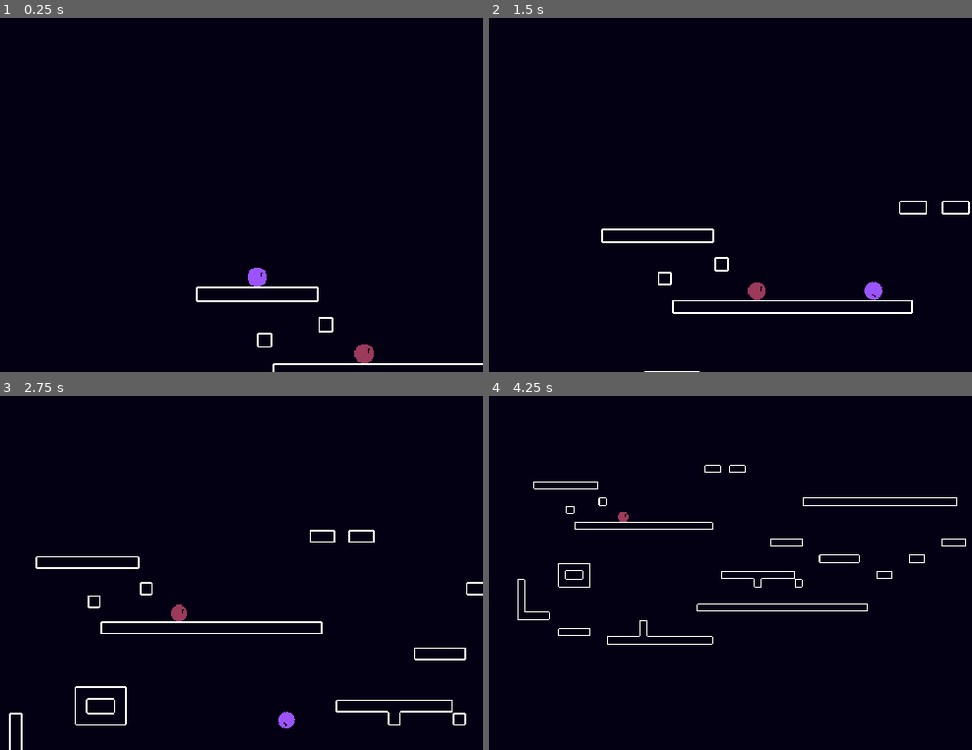
Above: before the commit, frames 1-4 (two rows, left to right).
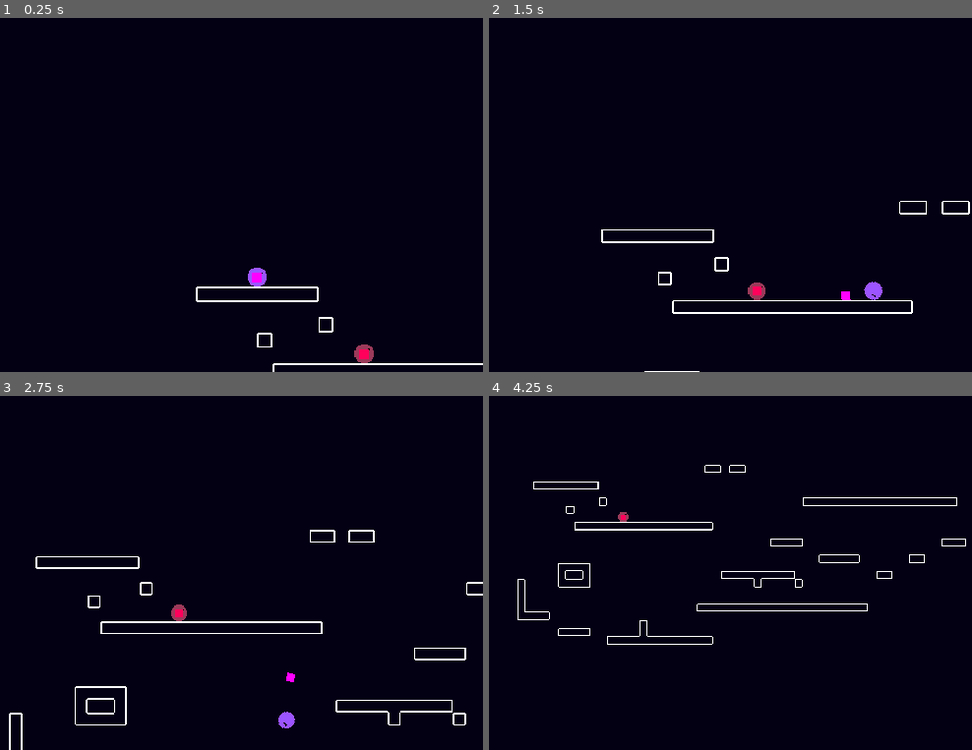
Above: after the commit, the same moments.

Repository: uniqueusername/fruit-smash
Game: Godot game, scene res://scenes/levels/world.tscn
Two runs of this game, one before a commit and one after it. Both use one fixed random seed, a clock stepped at 60 frames per second and the inputs below.
Inputs (mouse positions are in pixels of both pictures, inside the frame that each line leads up to):
- Up to frame 1 (0.25 s): no input
- Up to frame 2 (1.5 s): move the mouse to (798, 177) at 0.52 s; hold Right (ui_right) from 0.53 s (still down); click (798, 177) at 0.6 s; tap Up (ui_up) at 0.77 s; move the mouse to (532, 212) at 1.27 s; click (532, 212) at 1.35 s
- Up to frame 3 (2.75 s): tap Up (ui_up) at 1.52 s; move the mouse to (231, 495) at 2.02 s; release Right (ui_right) at 2.03 s; hold Left (ui_left) from 2.03 s (still down); click (231, 495) at 2.1 s
- Up to frame 4 (4.25 s): move the mouse to (624, 643) at 2.77 s; release Left (ui_left) at 2.78 s; hold Right (ui_right) from 2.78 s (still down); click (624, 643) at 2.85 s; tap Up (ui_up) at 3.02, 3.77 s; move the mouse to (846, 626) at 3.52 s; click (846, 626) at 3.6 s

The runs differ from the first frame. In frame 1, 0.1% of the frame differs, in the area x 51-77%, y 71-97%; in frame 2, 0.2%, in the area x 23-88%, y 59-80%; in frame 3, less than 0.1%; in frame 4, 0.1%.

Commit message:
wip grappling hook deployment

Diff:
--- a/assets/scripts/player.gd
+++ b/assets/scripts/player.gd
@@ -7,6 +7,7 @@
 @export var DECEL_SPEED = 35
 @export var AIR_SPEED = 0.4
 @export var COYOTE_TIME = 0.1
+@export var HOOK_LENGTH = 100
 
 const ROTATE_SPEED = 0.001
 
@@ -16,11 +17,15 @@
 var coyote_timer
 var spawn_pos
 var sticky_ray
+var hook
+var hook_ray
 
 func _ready():
 	coyote_timer = COYOTE_TIME
 	spawn_pos = position
-	sticky_ray = $RayCast2D
+	sticky_ray = $sticky_ray
+	hook = $hook
+	hook_ray = $hook_ray
 
 func _physics_process(delta):
 	# add gravity
@@ -33,25 +38,37 @@
 
 	# collect inputs
 	var x_input = Vector2.ZERO
+	var aim_input = Vector2.ZERO
 	var jump_input = false
 	var jump_released = false
+	var cast_hook = false
+
 	if get_meta("mnk_enabled"):
 		# mnk controls
 		x_input = Input.get_axis("ui_left", "ui_right")
+		aim_input = get_local_mouse_position()
 		jump_input = Input.is_action_just_pressed("ui_up")
 		jump_released = Input.is_action_just_released("ui_up")
+		cast_hook = Input.is_action_just_pressed("mnk_hook")
 
 	else:
 		# controller controls
 		match get_meta("controller_id"):
 			0:
 				x_input = Input.get_axis("p1_move_left", "p1_move_right")
+				aim_input = Input.get_vector("p1_aim_left", "p1_aim_right", "p1_aim_up", "p1_aim_down")
 				jump_input = Input.is_action_just_pressed("p1_jump")
 				jump_released = Input.is_action_just_released("p1_jump")
+				cast_hook = Input.is_action_just_pressed("p1_hook")
 			1:
 				x_input = Input.get_axis("p2_move_left", "p2_move_right")
+				aim_input = Input.get_vector("p1_aim_left", "p1_aim_right", "p1_aim_up", "p1_aim_down")
 				jump_input = Input.is_action_just_pressed("p2_jump")
 				jump_released = Input.is_action_just_released("p2_jump")
+				cast_hook = Input.is_action_just_pressed("p2_hook")
+
+	aim_input = HOOK_LENGTH / aim_input.length() * aim_input
+	hook_ray.set_target_position(aim_input)
 
 	# reset coyote timer when we land
 	if is_on_floor():
@@ -89,6 +106,10 @@
 		and velocity.y < 0):
 		velocity.y = 0'''
 
+	# cast hook
+	if cast_hook:
+		cast_hook()
+
 	move_and_slide()
 
 func _process(delta):
@@ -104,3 +125,8 @@
 			1:
 				if Input.is_action_just_pressed("p2_reset"):
 					position = spawn_pos
+
+func cast_hook():
+	if hook_ray.is_colliding():
+		if hook_ray.get_collider().get("name") == "walls":
+			hook.global_position = hook_ray.get_collision_point()
--- a/project.godot
+++ b/project.godot
@@ -113,6 +113,59 @@
 "events": [Object(InputEventKey,"resource_local_to_scene":false,"resource_name":"","device":-1,"window_id":0,"alt_pressed":false,"shift_pressed":false,"ctrl_pressed":false,"meta_pressed":false,"pressed":false,"keycode":0,"physical_keycode":82,"key_label":0,"unicode":114,"echo":false,"script":null)
 ]
 }
+mnk_hook={
+"deadzone": 0.5,
+"events": [Object(InputEventMouseButton,"resource_local_to_scene":false,"resource_name":"","device":-1,"window_id":0,"alt_pressed":false,"shift_pressed":false,"ctrl_pressed":false,"meta_pressed":false,"button_mask":0,"position":Vector2(0, 0),"global_position":Vector2(0, 0),"factor":1.0,"button_index":1,"canceled":false,"pressed":false,"double_click":false,"script":null)
+]
+}
+p1_aim_left={
+"deadzone": 0.5,
+"events": [Object(InputEventJoypadMotion,"resource_local_to_scene":false,"resource_name":"","device":0,"axis":2,"axis_value":-1.0,"script":null)
+]
+}
+p1_aim_right={
+"deadzone": 0.5,
+"events": [Object(InputEventJoypadMotion,"resource_local_to_scene":false,"resource_name":"","device":0,"axis":2,"axis_value":1.0,"script":null)
+]
+}
+p1_aim_up={
+"deadzone": 0.5,
+"events": [Object(InputEventJoypadMotion,"resource_local_to_scene":false,"resource_name":"","device":0,"axis":3,"axis_value":-1.0,"script":null)
+]
+}
+p1_aim_down={
+"deadzone": 0.5,
+"events": [Object(InputEventJoypadMotion,"resource_local_to_scene":false,"resource_name":"","device":0,"axis":3,"axis_value":1.0,"script":null)
+]
+}
+p2_aim_left={
+"deadzone": 0.5,
+"events": [Object(InputEventJoypadMotion,"resource_local_to_scene":false,"resource_name":"","device":1,"axis":2,"axis_value":-1.0,"script":null)
+]
+}
+p2_aim_right={
+"deadzone": 0.5,
+"events": [Object(InputEventJoypadMotion,"resource_local_to_scene":false,"resource_name":"","device":1,"axis":2,"axis_value":1.0,"script":null)
+]
+}
+p2_aim_up={
+"deadzone": 0.5,
+"events": [Object(InputEventJoypadMotion,"resource_local_to_scene":false,"resource_name":"","device":1,"axis":3,"axis_value":-1.0,"script":null)
+]
+}
+p2_aim_down={
+"deadzone": 0.5,
+"events": [Object(InputEventJoypadMotion,"resource_local_to_scene":false,"resource_name":"","device":1,"axis":3,"axis_value":1.0,"script":null)
+]
+}
+p1_hook={
+"deadzone": 0.5,
+"events": []
+}
+p2_hook={
+"deadzone": 0.5,
+"events": []
+}
 
 [layer_names]
 
--- a/scenes/levels/world.tscn
+++ b/scenes/levels/world.tscn
@@ -13,13 +13,27 @@
 
 [node name="player" parent="players" instance=ExtResource("1_xiv0j")]
 position = Vector2(112, 96)
+JUMP_VELOCITY = -370.0
+ACCEL_SPEED = 100
+MAX_SPEED = 260
+DECEL_SPEED = 35
+AIR_SPEED = 0.4
+COYOTE_TIME = 0.1
+HOOK_LENGTH = 100
 metadata/mnk_enabled = true
 
 [node name="player2" parent="players" instance=ExtResource("1_xiv0j")]
 modulate = Color(1, 0.694118, 0.352941, 1)
 position = Vector2(224, 180)
+JUMP_VELOCITY = -370.0
+ACCEL_SPEED = 100
+MAX_SPEED = 260
+DECEL_SPEED = 35
+AIR_SPEED = 0.4
+COYOTE_TIME = 0.1
+HOOK_LENGTH = 100
 
-[node name="TileMap" type="TileMap" parent="."]
+[node name="walls" type="TileMap" parent="."]
 tile_set = ExtResource("1_xbwus")
 format = 2
 layer_0/tile_data = PackedInt32Array(458755, 131072, 1, 458756, 131072, 0, 458757, 131072, 0, 458758, 131072, 0, 458759 …(2560 unchanged characters)…
--- /dev/null
+++ b/scenes/objects/hook.tscn
@@ -0,0 +1,16 @@
+[gd_scene load_steps=3 format=3 uid="uid://dnm6crd8jexgq"]
+
+[ext_resource type="Texture2D" uid="uid://bjo2ylunuh3l1" path="res://icon.svg" id="1_o1ksr"]
+
+[sub_resource type="CircleShape2D" id="CircleShape2D_u2oyi"]
+
+[node name="RigidBody2D" type="RigidBody2D"]
+collision_layer = 0
+freeze = true
+
+[node name="CollisionShape2D" type="CollisionShape2D" parent="."]
+shape = SubResource("CircleShape2D_u2oyi")
+
+[node name="Sprite2D" type="Sprite2D" parent="."]
+scale = Vector2(0.2, 0.2)
+texture = ExtResource("1_o1ksr")
--- a/scenes/objects/player.tscn
+++ b/scenes/objects/player.tscn
@@ -1,13 +1,20 @@
-[gd_scene load_steps=4 format=3 uid="uid://wvrdki7cpe48"]
+[gd_scene load_steps=6 format=3 uid="uid://wvrdki7cpe48"]
 
 [ext_resource type="Texture2D" uid="uid://t7bfheyfdk0q" path="res://assets/sprites/player.png" id="1_6oav2"]
 [ext_resource type="Script" path="res://assets/scripts/player.gd" id="1_6rsyq"]
 
 [sub_resource type="CircleShape2D" id="CircleShape2D_wpaii"]
 
+[sub_resource type="CircleShape2D" id="CircleShape2D_k6sbu"]
+radius = 5.0
+
+[sub_resource type="PlaceholderTexture2D" id="PlaceholderTexture2D_ub8x7"]
+size = Vector2(10, 10)
+
 [node name="player" type="CharacterBody2D"]
 collision_layer = 2
 up_direction = Vector2(1.04082e-12, -1)
+floor_stop_on_slope = false
 script = ExtResource("1_6rsyq")
 metadata/controller_id = 0
 metadata/mnk_enabled = false
@@ -20,5 +27,25 @@
 scale = Vector2(1.25, 1.25)
 texture = ExtResource("1_6oav2")
 
-[node name="RayCast2D" type="RayCast2D" parent="."]
+[node name="sticky_ray" type="RayCast2D" parent="."]
 target_position = Vector2(2.08165e-12, 16)
+
+[node name="hook_ray" type="RayCast2D" parent="."]
+
+[node name="DampedSpringJoint2D" type="DampedSpringJoint2D" parent="."]
+node_a = NodePath("..")
+node_b = NodePath("../hook")
+bias = 0.9
+length = 5.0
+damping = 16.0
+
+[node name="hook" type="RigidBody2D" parent="."]
+collision_layer = 0
+mass = 0.01
+gravity_scale = 2.66454e-15
+
+[node name="CollisionShape2D" type="CollisionShape2D" parent="hook"]
+shape = SubResource("CircleShape2D_k6sbu")
+
+[node name="Sprite2D" type="Sprite2D" parent="hook"]
+texture = SubResource("PlaceholderTexture2D_ub8x7")
